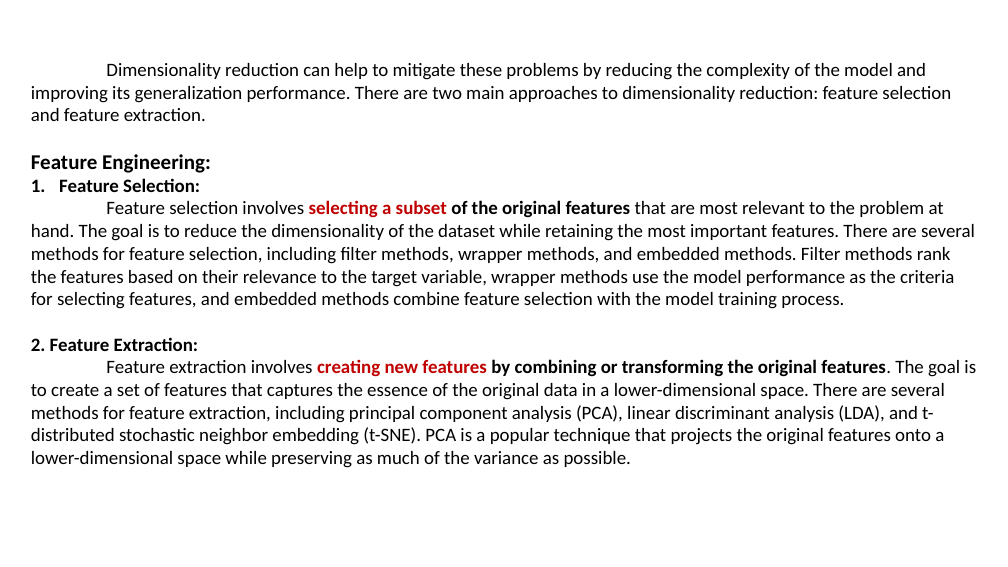
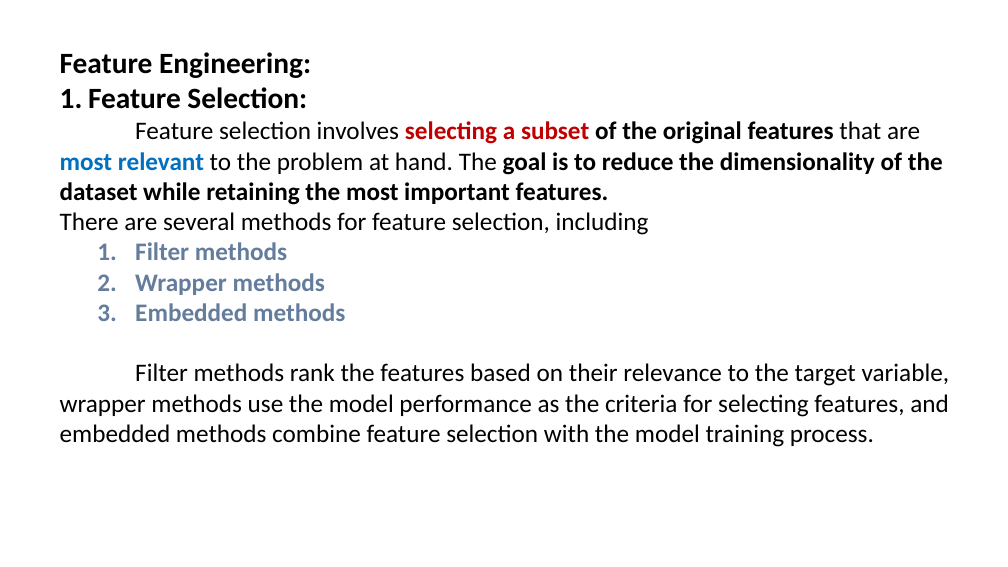
Before and after one commit to PRAMODNAIK-DEV/MCA-2nd-Sem-ML-Data-Analytics-Shridevi-College, a slide deck: slide 41 of Theory Class-Notes/Machine Learning Complete Theory.pptx (slide 40 before the commit). Drawn at 1008x567 pixels with LibreOffice and Linux fonts; fonts in the diff are those of the drawing. Boxes give left, top, right and bottom in pixels: in the first picture for what was removed or moved away, otherwise in the second. Text is boxed around its words. In the diff, an @@ line names an element or a change of style, - is before the commit and + after.

```diff
--- a/Theory Class-Notes/Machine Learning Complete Theory.pptx
+++ b/Theory Class-Notes/Machine Learning Complete Theory.pptx
@@ text "Feature Engineering:": place and size @@
-text "Feature Engineering:" at (31, 63, 976, 468)
+text "Feature Engineering:" at (60, 52, 950, 447)
@@ text at (60, 52, 311, 109): size 20 to 28 pt in "Feature Engineering:"; size 18 to 28 pt in "Feature Selection:" @@
@@ text at (31, 63, 951, 121): paragraph removed @@
-Dimensionality reduction can help to mitigate these problems by reducing the complexity of the model and improving its generalization performance. There are two main approaches to dimensionality reduction: feature selection and feature extraction.
@@ text at (60, 121, 950, 447): text changed; size 18 to 24 pt @@
-Feature selection involves selecting a subset of the original features that are most relevant to the problem at hand. The goal is to reduce the dimensionality of the dataset while retaining the most important features. There are several methods for feature selection, including filter methods, wrapper methods, and embedded methods. Filter methods rank the features based on their relevance to the target variable, wrapper methods use the model performance as the criteria for selecting features, and embedded methods combine feature selection with the model training process.
-2. Feature Extraction:
-Feature extraction involves creating new features by combining or transforming the original features. The goal is to create a set of features that captures the essence of the original data in a lower-dimensional space. There are several methods for feature extraction, including principal component analysis (PCA), linear discriminant analysis (LDA), and t-distributed stochastic neighbor embedding (t-SNE). PCA is a popular technique that projects the original features onto a lower-dimensional space while preserving as much of the variance as possible.
+Feature selection involves selecting a subset of the original features that are most relevant to the problem at hand. The goal is to reduce the dimensionality of the dataset while retaining the most important features.
+There are several methods for feature selection, including
+  1. Filter methods
+  2. Wrapper methods
+  3. Embedded methods
+Filter methods rank the features based on their relevance to the target variable, wrapper methods use the model performance as the criteria for selecting features, and embedded methods combine feature selection with the model training process.
```
Also in this commit, not shown: 1 other slide changed, 2 slides added, 2 other files.
